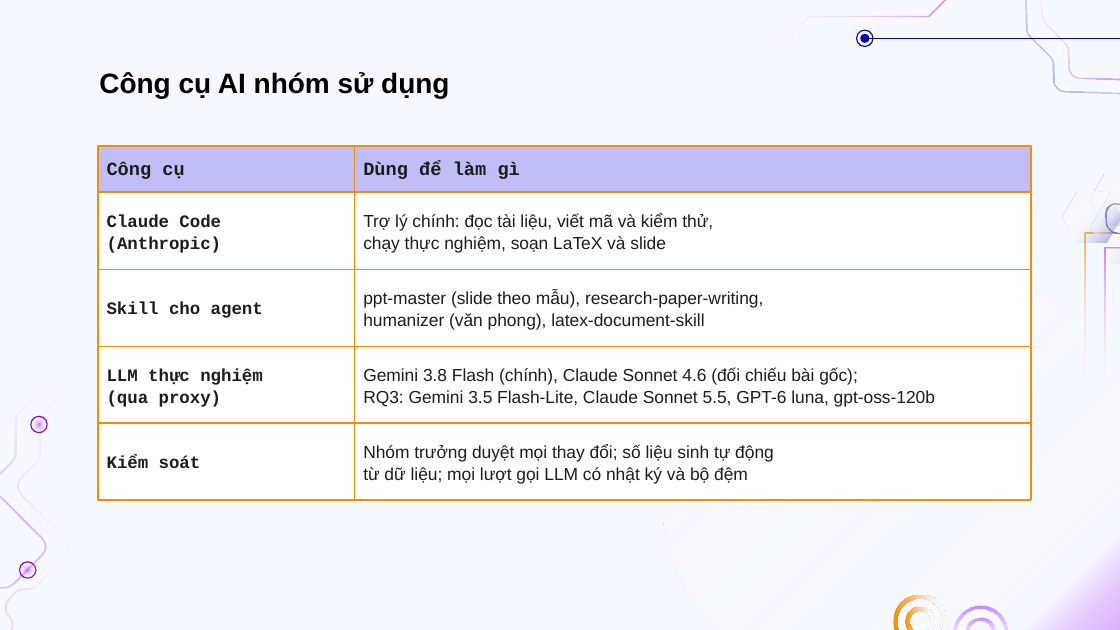
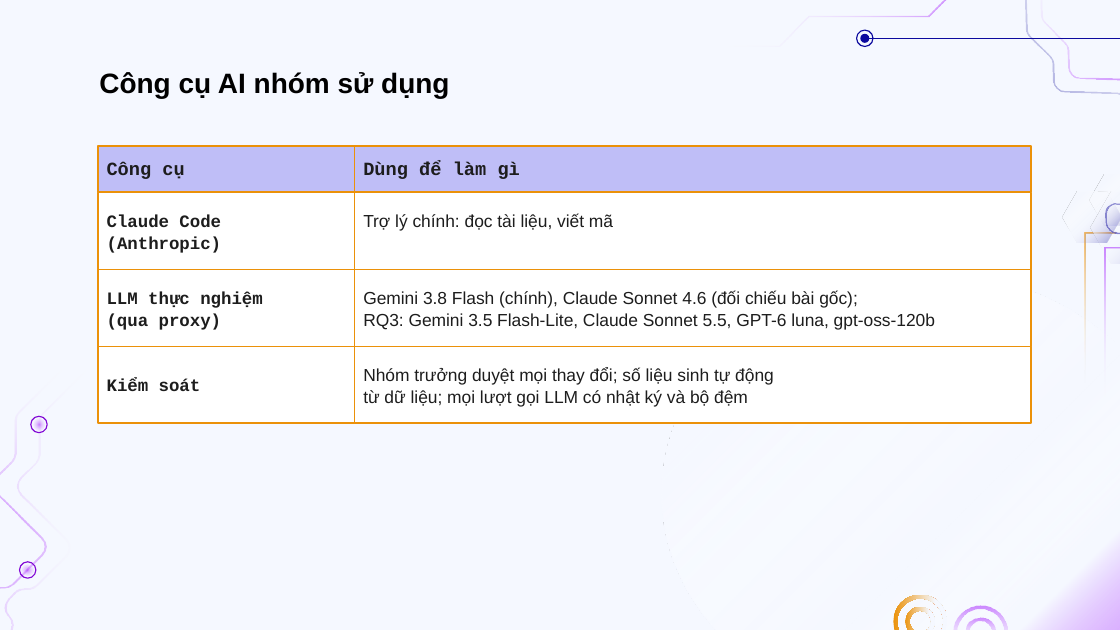
Before and after one commit to doanan293/grounded-or-guessed, a slide deck: slide 3 of docs/presentation/bao-cao-lan-1.pptx (slide 6 before the commit). Drawn at 1120x630 pixels with LibreOffice and Linux fonts; fonts in the diff are those of the drawing; background and template pictures are left out. Boxes give left, top, right and bottom in pixels: in the first picture for what was removed or moved away, otherwise in the second. Text is boxed around its words. In the diff, an @@ line names an element or a change of style, - is before the commit and + after.

Commit message:
Báo cáo lần 1: slide gọn lại (10 trang): gộp thành viên và phân công, giải thích rõ nghiên cứu liên quan, tiêu đề tiếng Việt của bài báo; bỏ dòng skill và các mục chưa đến hạn
build_deck.py: lan1 bỏ mục lục và trang phân chương, cột nghiên cứu liên quan viết lại (Crash+LLM -> Sự cố+LLM).
Deck lan1 đã được sửa tay sau đó; đừng chạy make_decks.sh lan1 kẻo ghi đè.

```diff
--- a/docs/presentation/bao-cao-lan-1.pptx
+++ b/docs/presentation/bao-cao-lan-1.pptx
@@ text at box(363, 213, 613, 231): text changed @@
-Trợ lý chính: đọc tài liệu, viết mã và kiểm thử,
-chạy thực nghiệm, soạn LaTeX và slide
+Trợ lý chính: đọc tài liệu, viết mã
@@ 4 texts: place and size @@
-4 texts at box(107, 367, 935, 484)
+4 texts at box(107, 290, 935, 407)
@@ group removed at box(99, 290, 1032, 501): 2 texts, 2 rectangles @@
-Skill cho agent
-ppt-master (slide theo mẫu), research-paper-writing,
-humanizer (văn phong), latex-document-skill
```
Also in this commit, not shown: 7 other slides changed, 1 slide added, 11 slides removed, 2 other files.
